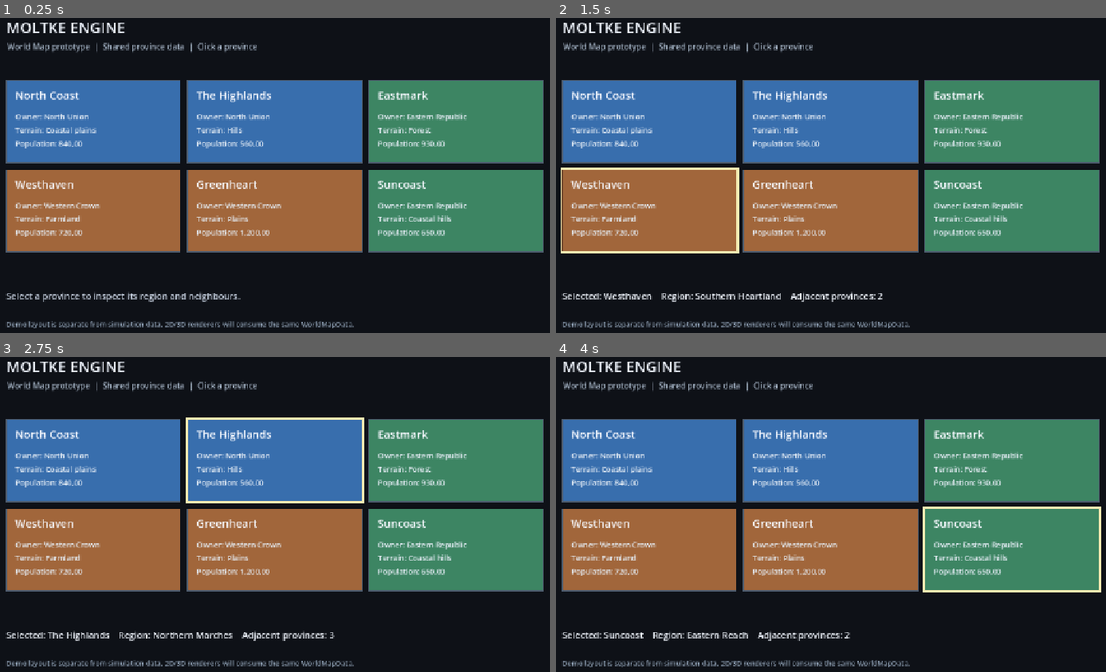
Above: before the commit, frames 1-4 (two rows, left to right).
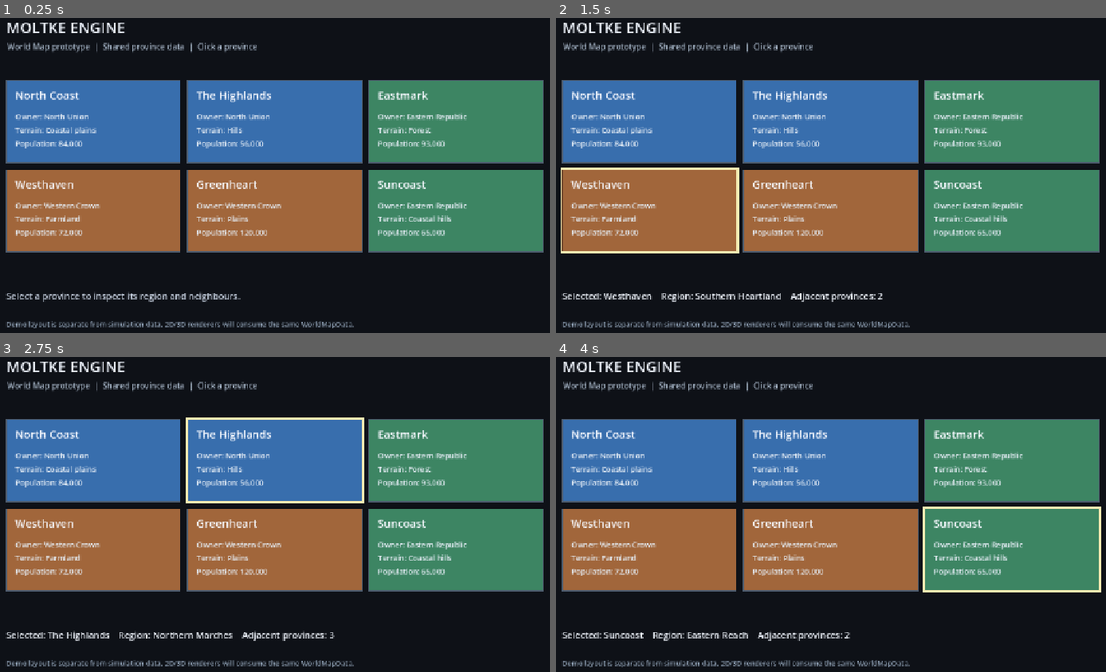
Above: after the commit, the same moments.

Repository: LiutasLoewe/Moltke-Engine
Game: Godot game, scene res://examples/world_map_demo/main.tscn
Same seed, same stepped clock (60 frames per second), same inputs: the game is played once before the commit and once after it.
Inputs (mouse positions are in pixels of both pictures, inside the frame that each line leads up to):
- Up to frame 1 (0.25 s): no input
- Up to frame 2 (1.5 s): tap Enter at 0.5 s; move the mouse to (985, 166) at 0.52 s; click (985, 166) at 0.67 s; tap Space at 1.25 s; move the mouse to (721, 203) at 1.27 s; click (721, 203) at 1.42 s
- Up to frame 3 (2.75 s): tap Enter at 2 s; move the mouse to (352, 445) at 2.02 s; click (352, 445) at 2.17 s
- Up to frame 4 (4 s): tap Space at 2.75 s; move the mouse to (814, 596) at 2.77 s; click (814, 596) at 2.92 s; tap Enter at 3.5 s; move the mouse to (1040, 577) at 3.52 s; click (1040, 577) at 3.67 s

The runs differ from the first frame. In frame 1, 0.2% of the frame differs, in the area x 12-80%, y 38-70%; in frame 2, 0.2%; in frame 3, 0.2%; in frame 4, 0.2%.

Commit message:
fix: group population digits correctly

Diff:
--- a/examples/world_map_demo/main.gd
+++ b/examples/world_map_demo/main.gd
@@ -176,10 +176,12 @@
 func _format_population(value: int) -> String:
 	var digits := str(value)
 	var formatted := ""
+	var processed_digits := 0
 	for index in range(digits.length() - 1, -1, -1):
-		if not formatted.is_empty() and (digits.length() - 1 - index + 1) % 3 == 0:
+		if processed_digits > 0 and processed_digits % 3 == 0:
 			formatted = "," + formatted
 		formatted = digits.substr(index, 1) + formatted
+		processed_digits += 1
 	return formatted
 
 
